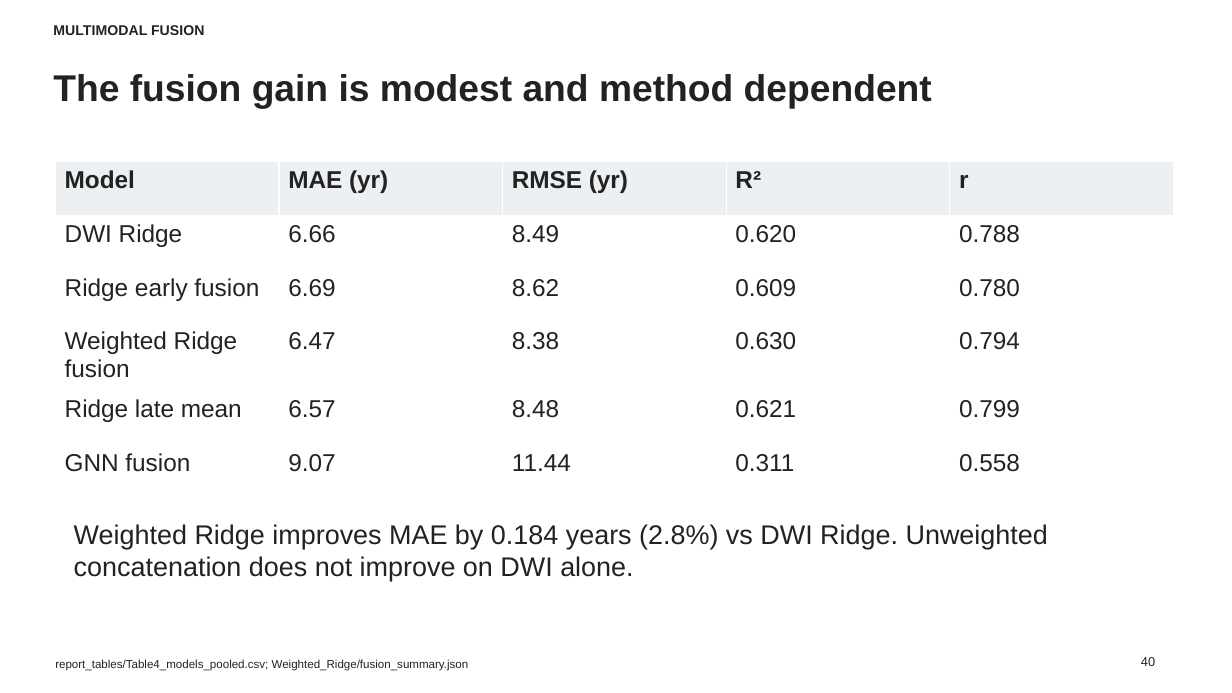
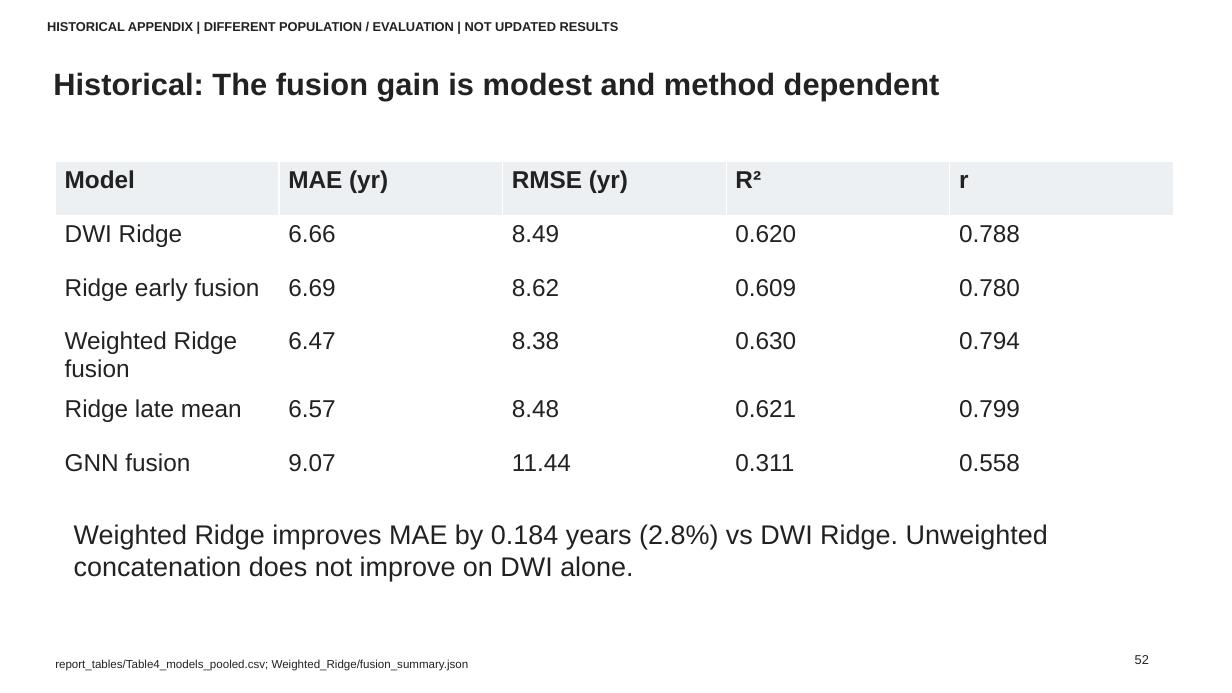
Before and after one commit to mintchoc0326/BAG-Prediction, a slide deck: slide 52 of reports/brain_age/slides/Connectome_Brain_Age_Results_English_Editable_with_Pipelines.pptx (slide 40 before the commit). Drawn at 1232x693 pixels with LibreOffice and Linux fonts; fonts in the diff are those of the drawing. Boxes give left, top, right and bottom in pixels: in the first picture for what was removed or moved away, otherwise in the second. Text is boxed around its words. In the diff, an @@ line names an element or a change of style, - is before the commit and + after.

```diff
--- a/reports/brain_age/slides/Connectome_Brain_Age_Results_English_Editable_with_Pipelines.pptx
+++ b/reports/brain_age/slides/Connectome_Brain_Age_Results_English_Editable_with_Pipelines.pptx
@@ text at [47,22,619,31]: text changed; size 11 to 10 pt @@
-MULTIMODAL FUSION
+HISTORICAL APPENDIX | DIFFERENT POPULATION / EVALUATION | NOT UPDATED RESULTS
@@ text at [53,72,940,100]: text changed; size 29 to 24 pt @@
-The fusion gain is modest and method dependent
+Historical: The fusion gain is modest and method dependent
@@ text at [1135,655,1149,664]: text changed @@
-40
+52
```
Also in this commit, not shown: 14 other slides changed, 43 slides added, 39 slides removed, 4 other files.
